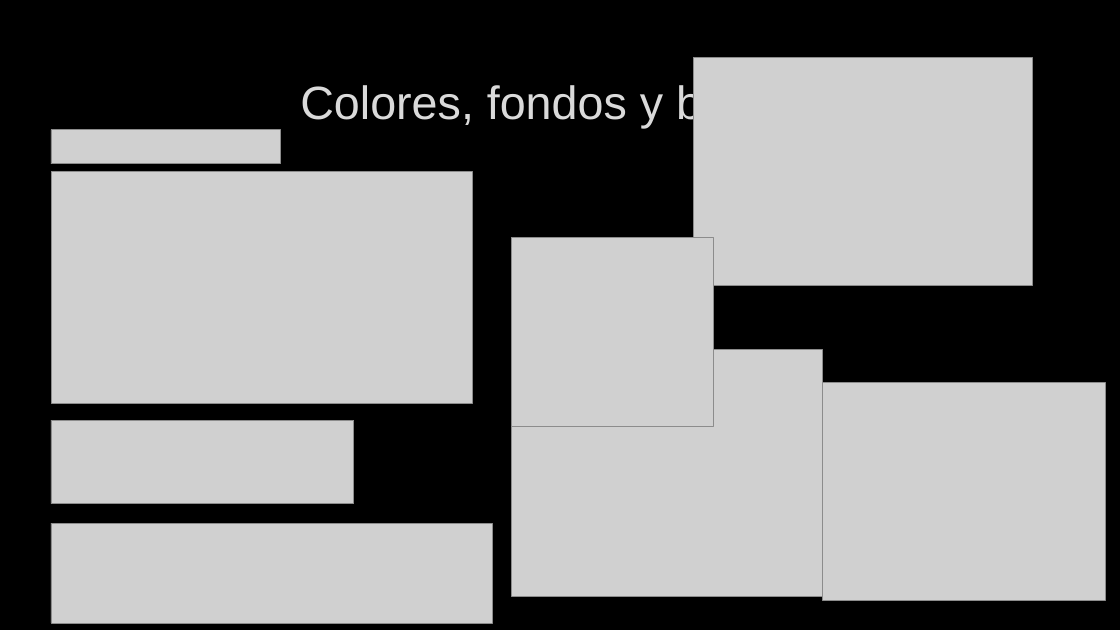
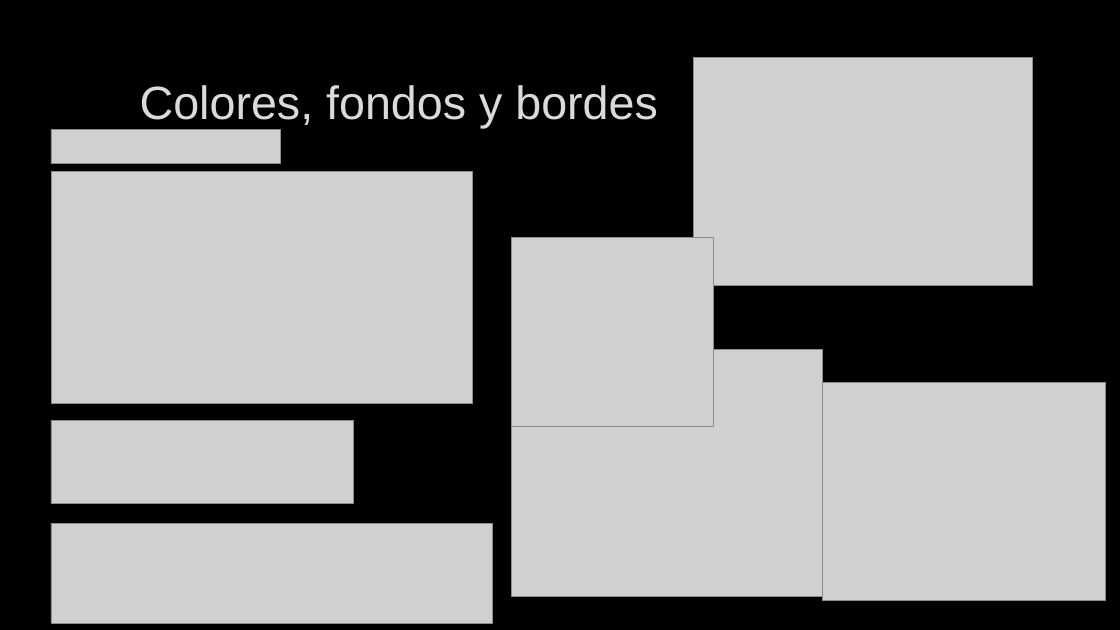
Before and after one commit to franvazgom/DAW-python, a slide deck: slide 35 of Docs/Modulo-III-Docs/02_CSS.pptx. Drawn at 1120x630 pixels with LibreOffice and Linux fonts; fonts in the diff are those of the drawing; grey boxes stand for pictures; background and template pictures are left out. Boxes give left, top, right and bottom in pixels: in the first picture for what was removed or moved away, otherwise in the second. Text is boxed around its words. In the diff, an @@ line names an element or a change of style, - is before the commit and + after.

Commit message:
ppt updated

```diff
--- a/Docs/Modulo-III-Docs/02_CSS.pptx
+++ b/Docs/Modulo-III-Docs/02_CSS.pptx
@@ title "Colores, fondos y bordes": place and size @@
-title "Colores, fondos y bordes" at [300,82,819,128]
+title "Colores, fondos y bordes" at [140,85,658,128]
```
Also in this commit, not shown: 1 other slide changed, 1 other file.
